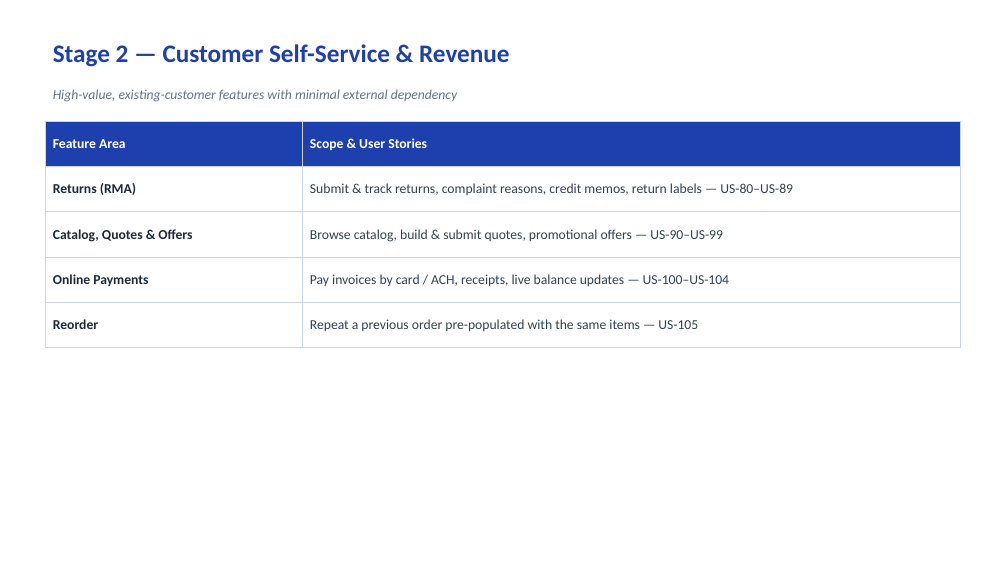
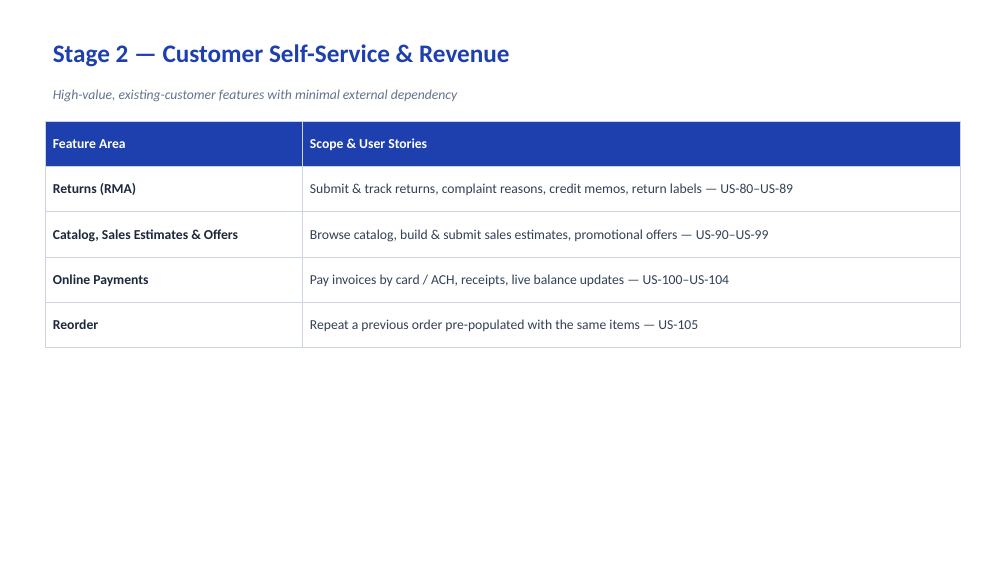
Before and after one commit to thomastorvpcs/pcs-customer-portal, a slide deck: slide 2 of PCS-Customer-Portal-Stage2-Stage3-Overview.pptx. Drawn at 1008x567 pixels with LibreOffice and Linux fonts; fonts in the diff are those of the drawing. Boxes give left, top, right and bottom in pixels: in the first picture for what was removed or moved away, otherwise in the second. Text is boxed around its words. In the diff, an @@ line names an element or a change of style, - is before the commit and + after.

```diff
--- a/PCS-Customer-Portal-Stage2-Stage3-Overview.pptx
+++ b/PCS-Customer-Portal-Stage2-Stage3-Overview.pptx
@@ table at (45, 121, 960, 336) @@
-row 3, column 1: Catalog, Quotes & Offers
+row 3, column 1: Catalog, Sales Estimates & Offers
-row 3, column 2: Browse catalog, build & submit quotes, promotional offers — US-90–US-99
+row 3, column 2: Browse catalog, build & submit sales estimates, promotional offers — US-90–US-99
```
Also in this commit, not shown: 18 other files.
